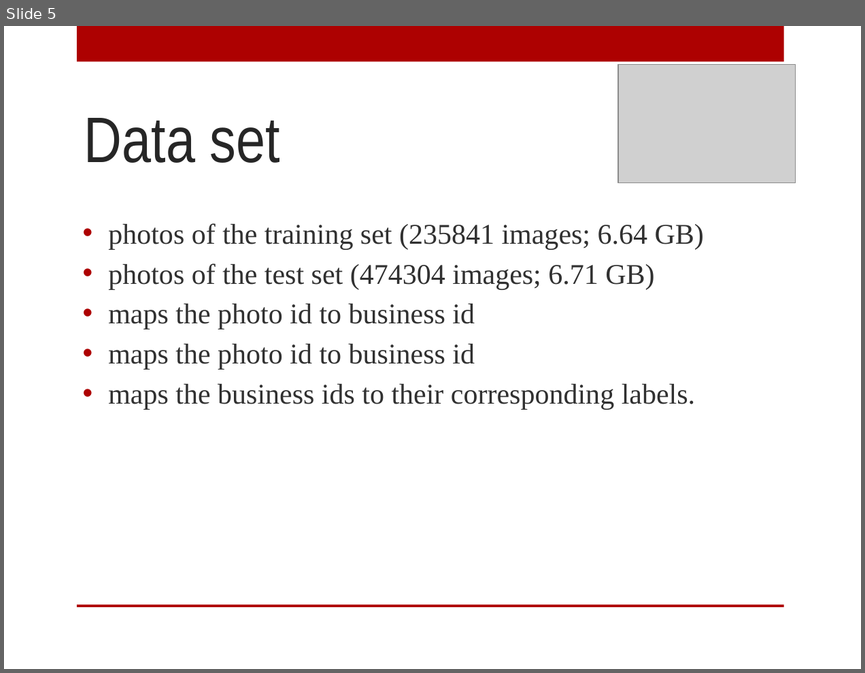
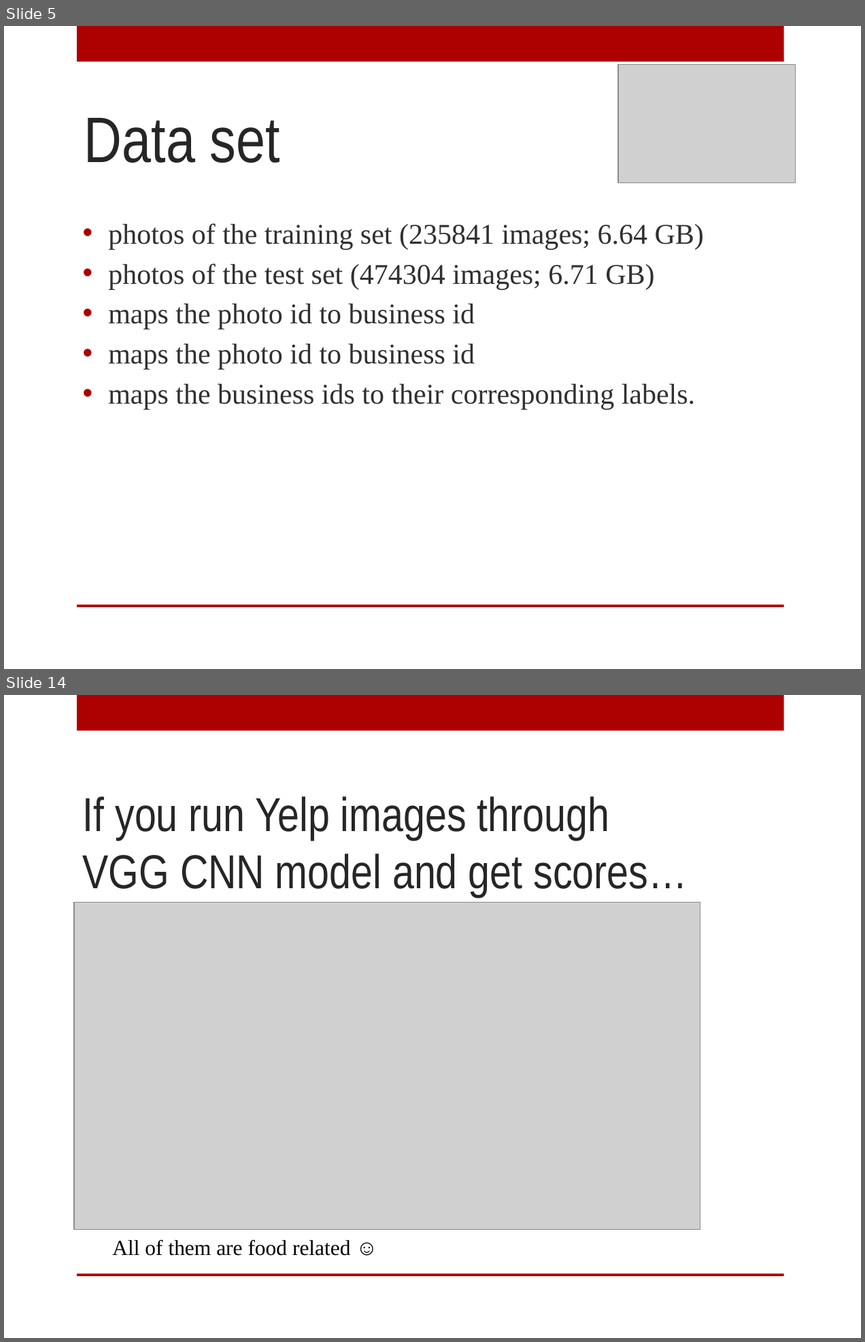
Before and after one commit to AnyaRum/Data_science_intensive_capstone_project, a slide deck: Yelp_capstone_project.pptx. Shown one above the other, each under a label of ours: slide 5 before the commit, slides 5 and 14 after it; the slides between them are not shown. The pictures are 865x673 and 865x1342 pixels, drawn with LibreOffice and Linux fonts; fonts in the diff are those of the drawing; grey boxes stand for pictures; background and template pictures are left out. Boxes give left, top, right and bottom in pixels: in the first picture for what was removed or moved away, otherwise in the second. Text is boxed around its words. In the diff, an @@ line names an element or a change of style, - is before the commit and + after.

```diff
--- a/Yelp_capstone_project.pptx
+++ b/Yelp_capstone_project.pptx
@@ slide 14 added at <box>4,695,861,1338</box>, background picture (left out); not listed: 2 template elements that a slide beside it also shows @@
@@ title added at <box>83,796,687,897</box>, 40 pt, text #262626 @@
+If you run Yelp images through VGG CNN model and get scores…
@@ picture added at <box>74,902,700,1229</box> @@
@@ text added at <box>112,1240,351,1255</box>, 18 pt, text #000000 @@
+All of them are food related ☺
```
Also in this commit, not shown: 3 slides changed, 18 other slides added, 3 slides removed, 2 other files.
